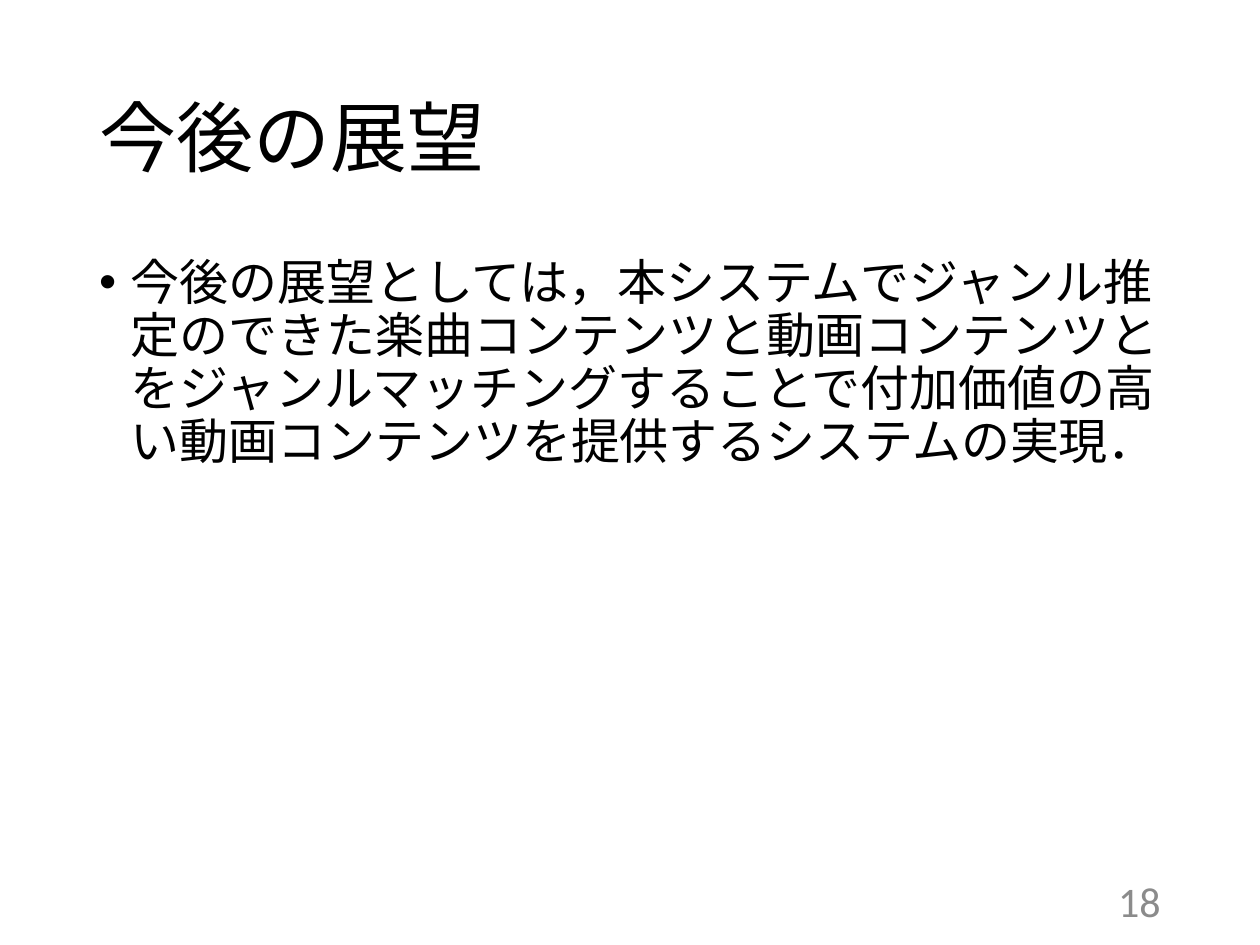
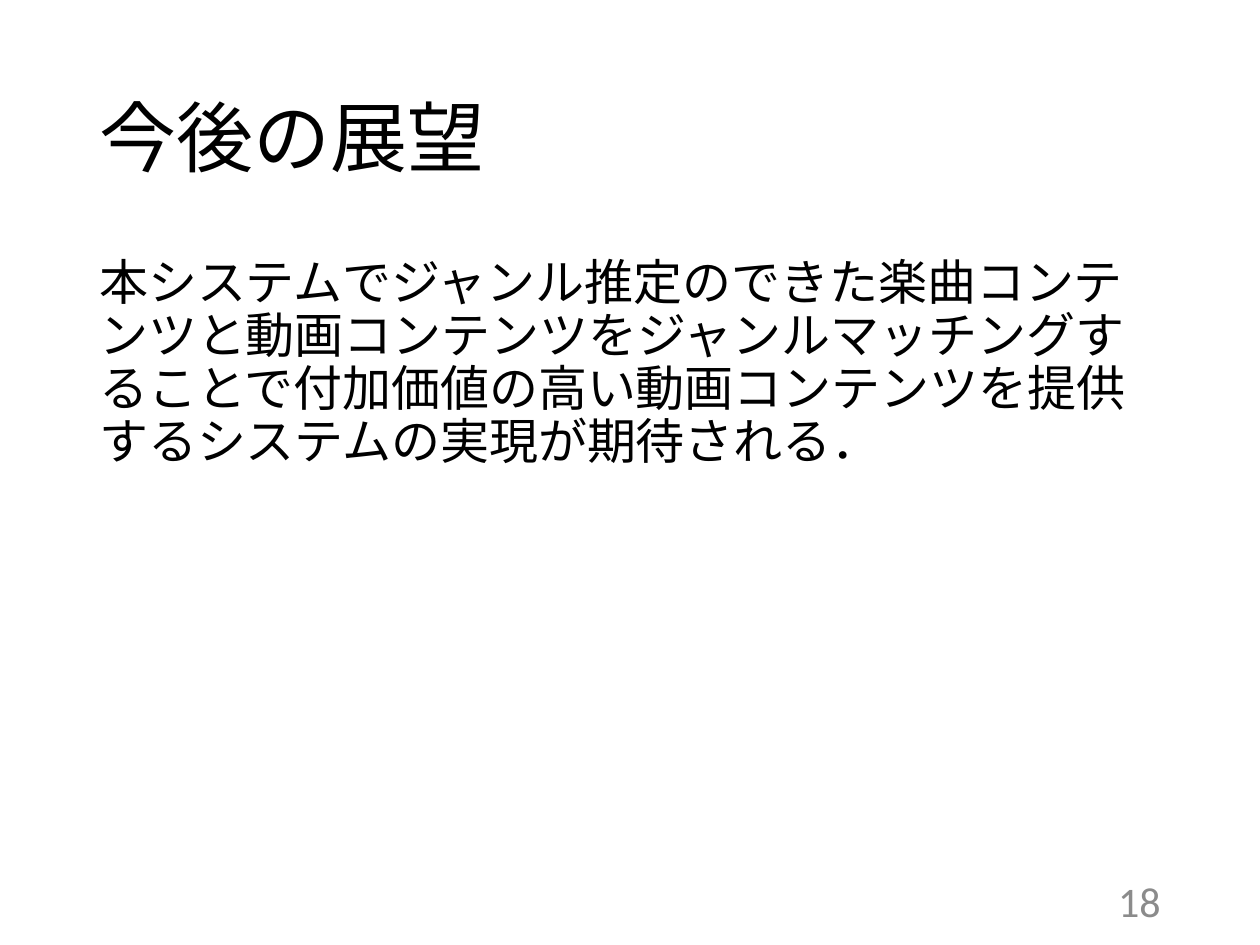
Before and after one commit to kait-takanolab/1821144-yoshii-thesis, a slide deck: slide 18 of 発表用スライド/1821144_卒研発表.pptx. Drawn at 1260x945 pixels with LibreOffice and Linux fonts; fonts in the diff are those of the drawing. Boxes give left, top, right and bottom in pixels: in the first picture for what was removed or moved away, otherwise in the second. Text is boxed around its words. In the diff, an @@ line names an element or a change of style, - is before the commit and + after.

```diff
--- a/発表用スライド/1821144_卒研発表.pptx
+++ b/発表用スライド/1821144_卒研発表.pptx
@@ text at (x1=99, y1=258, x2=1125, y2=463): text changed @@
-• 今後の展望としては，本システムでジャンル推定のできた楽曲コンテンツと動画コンテンツとをジャンルマッチングすることで付加価値の高い動画コンテンツを提供するシステムの実現．
+本システムでジャンル推定のできた楽曲コンテンツと動画コンテンツをジャンルマッチングすることで付加価値の高い動画コンテンツを提供するシステムの実現が期待される．
```
Also in this commit, not shown: 6 other slides changed.
